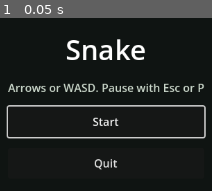
Above: before the commit, frame 1.
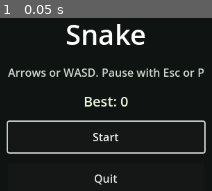
Above: after the commit, the same moment.

Repository: kblaszki/godot-game
Game: Godot game, scene res://games/snake/app/main_menu.tscn
Two runs of this game, one before a commit and one after it. Both use one fixed random seed, a clock stepped at 60 frames per second and the inputs below. This scene is started directly instead of the project's main scene.
Inputs:
- Up to frame 1 (0.05 s): no input

The runs differ from the first frame. In frame 1, 15% of the frame differs, in the area x 2-98%, y 3-97%.

Commit message:
Add high-score table/store and persist Snake best scores.
App loads and saves after game over; sim stays free of FileAccess.

Diff:
--- /dev/null
+++ b/engine/high_score_table.gd
@@ -0,0 +1,39 @@
+class_name HighScoreTable
+extends RefCounted
+
+var _capacity: int
+var _scores: Array[int] = []
+
+
+func _init(capacity: int = 10) -> void:
+	_capacity = maxi(0, capacity)
+
+
+func capacity() -> int:
+	return _capacity
+
+
+func qualifies(score: int) -> bool:
+	if _capacity == 0:
+		return false
+	if score < 0:
+		return false
+	if _scores.size() < _capacity:
+		return true
+	return score > _scores[_scores.size() - 1]
+
+
+func insert(score: int) -> int:
+	if not qualifies(score):
+		return -1
+	var rank := 0
+	while rank < _scores.size() and _scores[rank] >= score:
+		rank += 1
+	_scores.insert(rank, score)
+	if _scores.size() > _capacity:
+		_scores.pop_back()
+	return rank
+
+
+func entries() -> Array[int]:
+	return _scores.duplicate()
--- /dev/null
+++ b/engine/score_store.gd
@@ -0,0 +1,69 @@
+class_name ScoreStore
+extends RefCounted
+
+const HEADER := "gg-highscores 1"
+
+
+static func load(path: String, capacity: int) -> HighScoreTable:
+	var table := HighScoreTable.new(capacity)
+	if not FileAccess.file_exists(path):
+		return table
+	var file := FileAccess.open(path, FileAccess.READ)
+	if file == null:
+		return table
+	var text := file.get_as_text()
+	file.close()
+	var parsed := _parse(text, capacity)
+	if parsed == null:
+		return HighScoreTable.new(capacity)
+	return parsed
+
+
+static func save(path: String, table: HighScoreTable) -> bool:
+	var base_dir := path.get_base_dir()
+	if not base_dir.is_empty():
+		var abs_dir := ProjectSettings.globalize_path(base_dir)
+		var mk_err := DirAccess.make_dir_recursive_absolute(abs_dir)
+		if mk_err != OK and not DirAccess.dir_exists_absolute(abs_dir):
+			return false
+	var tmp_path := path + ".tmp"
+	var file := FileAccess.open(tmp_path, FileAccess.WRITE)
+	if file == null:
+		return false
+	file.store_string(_serialize(table))
+	file.close()
+	var abs_tmp := ProjectSettings.globalize_path(tmp_path)
+	var abs_path := ProjectSettings.globalize_path(path)
+	var rename_err := DirAccess.rename_absolute(abs_tmp, abs_path)
+	if rename_err != OK:
+		DirAccess.remove_absolute(abs_path)
+		rename_err = DirAccess.rename_absolute(abs_tmp, abs_path)
+	if rename_err != OK:
+		DirAccess.remove_absolute(abs_tmp)
+		return false
+	return true
+
+
+static func _serialize(table: HighScoreTable) -> String:
+	var lines: PackedStringArray = [HEADER]
+	for score in table.entries():
+		lines.append(str(score))
+	return "\n".join(lines) + "\n"
+
+
+static func _parse(text: String, capacity: int) -> HighScoreTable:
+	var lines := text.strip_edges().split("\n", false)
+	if lines.is_empty() or lines[0] != HEADER:
+		return null
+	var table := HighScoreTable.new(capacity)
+	for i in range(1, lines.size()):
+		var line := lines[i].strip_edges()
+		if line.is_empty():
+			continue
+		if not line.is_valid_int():
+			return null
+		var score := int(line)
+		if score < 0:
+			return null
+		table.insert(score)
+	return table
--- a/games/snake/app/main_menu.gd
+++ b/games/snake/app/main_menu.gd
@@ -1,7 +1,10 @@
 extends Control
 
 const PLAY_PATH := "res://games/snake/app/play.tscn"
+const SCORE_PATH := "user://scores/snake.txt"
+const SCORE_CAPACITY := 10
 
+@onready var _best: Label = $Center/Column/Best
 @onready var _start: Button = $Center/Column/Start
 @onready var _quit: Button = $Center/Column/Quit
 
@@ -9,7 +12,14 @@
 func _ready() -> void:
 	_start.pressed.connect(_on_start_pressed)
 	_quit.pressed.connect(_on_quit_pressed)
+	_refresh_best()
 	_start.grab_focus()
+
+
+func _refresh_best() -> void:
+	var entries: Array[int] = ScoreStore.load(SCORE_PATH, SCORE_CAPACITY).entries()
+	var best := entries[0] if entries.size() > 0 else 0
+	_best.text = "Best: %d" % best
 
 
 func _on_start_pressed() -> void:
--- a/games/snake/app/main_menu.tscn
+++ b/games/snake/app/main_menu.tscn
@@ -47,6 +47,13 @@
 text = "Arrows or WASD. Pause with Esc or P"
 horizontal_alignment = 1
 
+[node name="Best" type="Label" parent="Center/Column"]
+layout_mode = 2
+theme_override_colors/font_color = Color(0.9, 0.95, 0.85, 1)
+theme_override_font_sizes/font_size = 20
+text = "Best: 0"
+horizontal_alignment = 1
+
 [node name="Start" type="Button" parent="Center/Column"]
 custom_minimum_size = Vector2(220, 44)
 layout_mode = 2
--- a/games/snake/app/play.gd
+++ b/games/snake/app/play.gd
@@ -2,6 +2,8 @@
 
 const MENU_PATH := "res://games/snake/app/main_menu.tscn"
 const PAUSE_PATH := "res://games/snake/app/pause_menu.tscn"
+const SCORE_PATH := "user://scores/snake.txt"
+const SCORE_CAPACITY := 10
 const FOOD_SEED := 1
 
 var _config: SnakeConfig
@@ -9,6 +11,7 @@
 var _input: InputState = InputState.new()
 var _accum: float = 0.0
 var _leaving: bool = false
+var _score_saved: bool = false
 var _body_rects: Array[ColorRect] = []
 
 @onready var _board: ColorRect = $Board
@@ -33,7 +36,18 @@
 		while _accum >= FixedTick.SEC:
 			_accum -= FixedTick.SEC
 			_sim.step(FixedTick.SEC)
+		if _sim.get_status() == "game_over":
+			_persist_score()
 	_sync_view()
+
+
+func _persist_score() -> void:
+	if _score_saved:
+		return
+	_score_saved = true
+	var table := ScoreStore.load(SCORE_PATH, SCORE_CAPACITY)
+	if table.insert(_sim.get_score()) >= 0:
+		ScoreStore.save(SCORE_PATH, table)
 
 
 func _unhandled_input(event: InputEvent) -> void:
--- /dev/null
+++ b/tests/engine/high_score_table_test.gd
@@ -0,0 +1,21 @@
+extends "res://addons/gut/test.gd"
+
+
+func test_insert_should_rank_descending_and_keep_older_ties() -> void:
+	var table := HighScoreTable.new(3)
+	assert_eq(table.insert(10), 0)
+	assert_eq(table.insert(20), 0)
+	assert_eq(table.insert(20), 1)
+	assert_eq(table.entries(), [20, 20, 10])
+	assert_false(table.qualifies(5))
+	assert_eq(table.insert(5), -1)
+	assert_true(table.qualifies(11))
+	assert_eq(table.insert(11), 2)
+	assert_eq(table.entries(), [20, 20, 11])
+
+
+func test_zero_capacity_rejects_all() -> void:
+	var table := HighScoreTable.new(0)
+	assert_false(table.qualifies(100))
+	assert_eq(table.insert(100), -1)
+	assert_eq(table.entries(), [])
--- /dev/null
+++ b/tests/engine/score_store_test.gd
@@ -0,0 +1,42 @@
+extends "res://addons/gut/test.gd"
+
+const PATH := "user://scores/test_score_store.txt"
+
+
+func before_each() -> void:
+	_cleanup()
+
+
+func after_each() -> void:
+	_cleanup()
+
+
+func test_load_missing_should_return_empty_table() -> void:
+	var table := ScoreStore.load(PATH, 5)
+	assert_eq(table.capacity(), 5)
+	assert_eq(table.entries(), [])
+
+
+func test_save_and_load_round_trip() -> void:
+	var table := HighScoreTable.new(3)
+	table.insert(5)
+	table.insert(15)
+	table.insert(10)
+	assert_true(ScoreStore.save(PATH, table))
+	var loaded := ScoreStore.load(PATH, 3)
+	assert_eq(loaded.entries(), [15, 10, 5])
+
+
+func test_corrupt_file_should_load_empty() -> void:
+	var file := FileAccess.open(PATH, FileAccess.WRITE)
+	file.store_string("not-a-header\n1\n")
+	file.close()
+	var loaded := ScoreStore.load(PATH, 4)
+	assert_eq(loaded.entries(), [])
+	assert_eq(loaded.capacity(), 4)
+
+
+func _cleanup() -> void:
+	for p in [PATH, PATH + ".tmp"]:
+		if FileAccess.file_exists(p):
+			DirAccess.remove_absolute(ProjectSettings.globalize_path(p))
Not shown, changed: docs/explanation/architecture.md
Not shown, changed: docs/index.md
Not shown, added: docs/reference/engine-save.md
Not shown, changed: docs/reference/source-layout.md
Not shown, changed: games/snake/docs/reference/app.md
